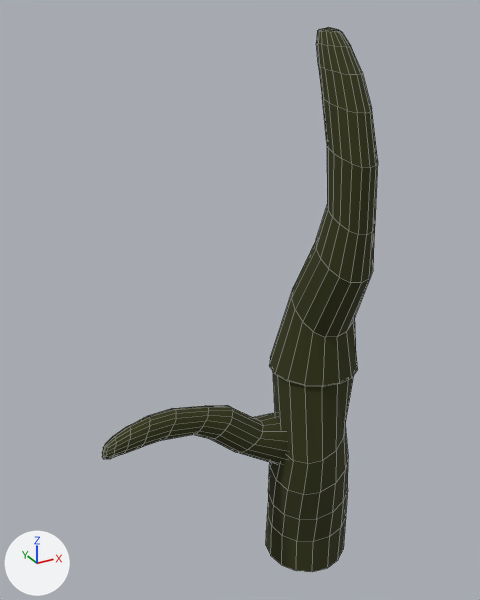
Before and after pictures for a commit that changed the Blender file Assets/Models/Tree/blender/tree.blend.
Before and after are seen from a 50 mm camera at (-2.63, -3.63, 4.04) aimed at (-0.59, 0.08, 2.19). Arrows for +X, +Y and +Z are at lower left; the lights stay in place. The picture after the commit comes second. Mesh edges are drawn as thin lines.

Before the edit, the objects in view are built like this:
```python
me_cylinder_001 = bpy.data.meshes.new('Cylinder.001')
me_cylinder_001.from_pydata(...)  # 145 vertices, 136 faces; spans x -0.34..0.34, y -0.5..0.34, z -0.43..1.93
me_cylinder_001.materials.append(mat_cactus_material)  # dark yellow #333611
me_cylinder_002 = bpy.data.meshes.new('Cylinder.002')
me_cylinder_002.from_pydata(...)  # 96 vertices, 80 faces; spans x -0.37..0.37, y -0.37..0.39, z -0.19..1.56
me_cylinder_002.materials.append(mat_cactus_material)  # dark yellow #333611
me_cylinder_007 = bpy.data.meshes.new('Cylinder.007')
me_cylinder_007.from_pydata(...)  # 145 vertices, 136 faces; spans x -0.774..0.656, y -0.2..0.204, z -0.309..0.413
me_cylinder_007.materials.append(mat_cactus_material)  # dark yellow #333611
ob_tree_core = bpy.data.objects.new('tree_core', me_cylinder_002)
ob_tree_core.location = (0.0, 0.0, 0.0)
ob_tree_top = bpy.data.objects.new('tree_top', me_cylinder_001)
ob_tree_top.location = (0.0, 0.0, 2.0)
ob_tree_top_001 = bpy.data.objects.new('tree_top.001', me_cylinder_007)
ob_tree_top_001.location = (-0.9, 0.0, 1.1)
```
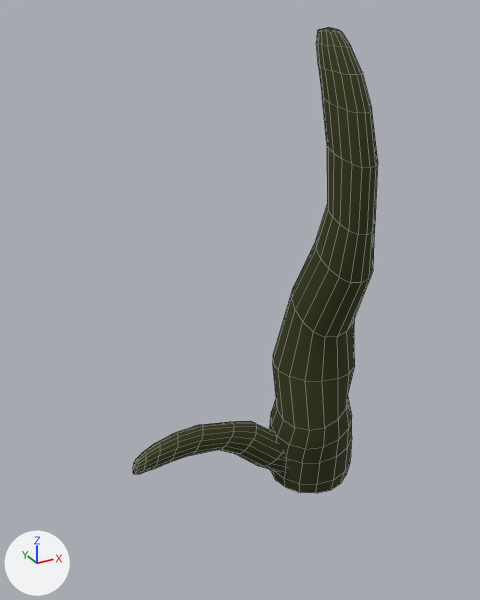
The newer file is also turned or shifted as a whole; pictures and numbers use the older file's frame.

Changed parts and their boxes [x1, y1, x2, y2] in the pictures (480 x 600 px; the box of a moved part takes in the faces that stretch with it):
'tree_top', reshaped
    before: [269, 27, 378, 387]
    after: [273, 27, 378, 381]
'tree_core', reshaped (35% shorter)
    before: [266, 372, 354, 572]
    after: [270, 364, 355, 493]
'tree_top.001', deleted (dark yellow)
    before: [102, 406, 288, 464]
'tree_branch', added (dark yellow)
    after: [133, 421, 286, 474]
part 1 of me_cylinder_001, moved or reshaped
    before: [269, 290, 358, 387]
    after: [273, 290, 355, 381]

Edits to the bpy script that builds the scene:
```text
Change me_cylinder_001:
    used by ob_tree_top; location = (0.0, 0.0, 2.0)
    remove me_cylinder_001.from_pydata(...)  # 145 vertices, 136 faces; spans x -0.34..0.34, y -0.5..0.34, z -0.43..1.93
    add me_cylinder_001.from_pydata(...)  # 145 vertices, 136 faces; spans x -0.31..0.31, y -0.5..0.31, z -0.4..1.93
    me_cylinder_001 part 1: all 16 vertices in x -0.34..0.34, y -0.34..0.34, z -0.43 are scaled about their middle by (0.93, 0.93, -1.86), then moved by (0.0, 0.0, 0.03)
Change me_cylinder_002:
    used by ob_tree_core; location = (0.0, 0.0, 0.0)
    remove me_cylinder_002.from_pydata(...)  # 96 vertices, 80 faces; spans x -0.37..0.37, y -0.37..0.39, z -0.19..1.56
    add me_cylinder_002.from_pydata(...)  # 96 vertices, 80 faces; spans x -0.37..0.37, y -0.37..0.39, z 0.6..1.6
    me_cylinder_002 part 2: 96 of 96 vertices moved; they spanned x -0.37..0.37, y -0.37..0.39, z -0.19..1.56 and now span x -0.37..0.37, y -0.37..0.39, z 0.6..1.6; mean shift (0.0, 0.0, 0.43)
Add me_cylinder_005:
    me_cylinder_005.from_pydata(...)  # 145 vertices, 136 faces; spans x -1.474..-0.044, y -0.2..0.204, z -0.009..0.713
    me_cylinder_005.polygons.foreach_set('use_smooth', [True] * 136)
    me_cylinder_005.materials.append(mat_cactus_material)  # dark yellow #333611
Remove ob_tree_top_001:
    ob_tree_top_001 = bpy.data.objects.new('tree_top.001', me_cylinder_007)
    ob_tree_top_001.location = (-0.9, 0.0, 1.1)
Add ob_tree_branch:
    ob_tree_branch = bpy.data.objects.new('tree_branch', me_cylinder_005)
    ob_tree_branch.location = (0.0, 0.0, 0.6)
```
